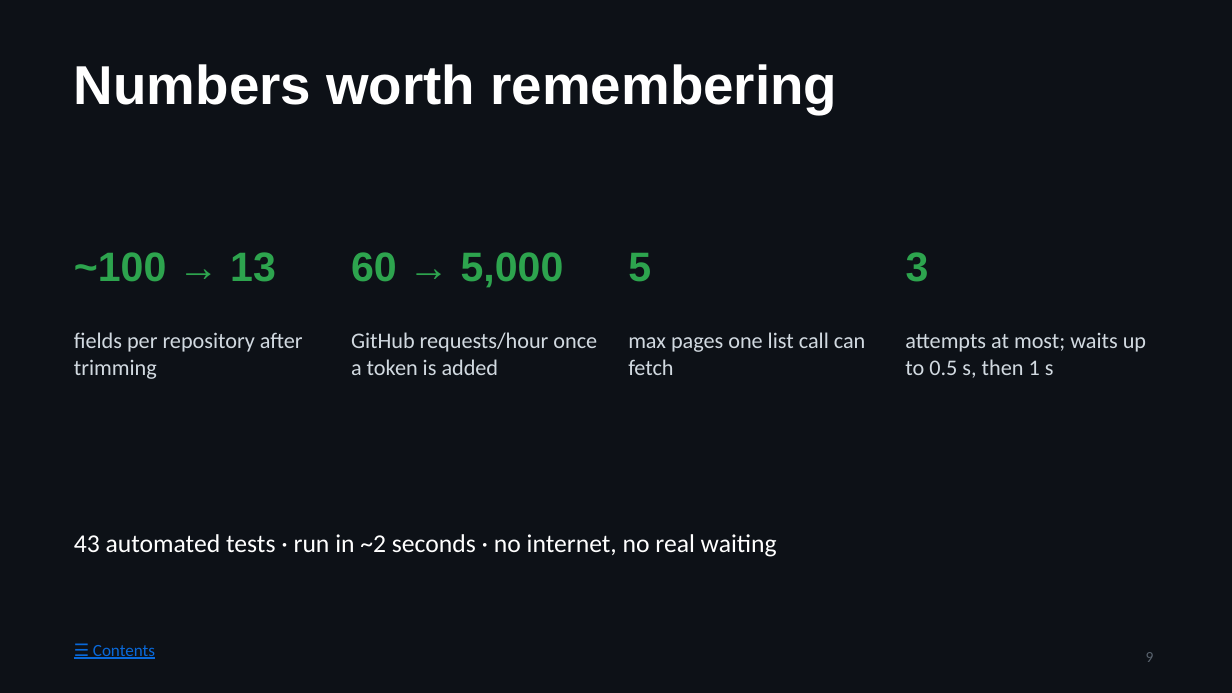
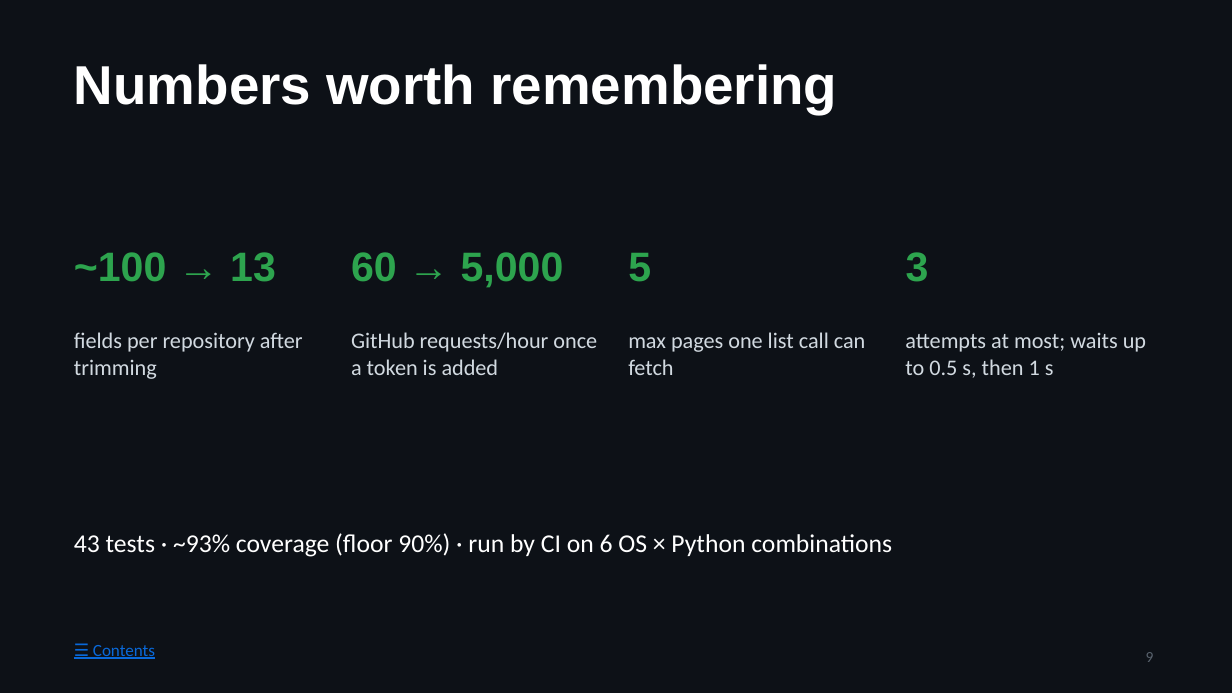
Before and after one commit to prasad976999/github-mcp-server, a slide deck: slide 9 of docs/STUDY-GUIDE.pptx. Drawn at 1232x693 pixels with LibreOffice and Linux fonts; fonts in the diff are those of the drawing. Boxes give left, top, right and bottom in pixels: in the first picture for what was removed or moved away, otherwise in the second. Text is boxed around its words. In the diff, an @@ line names an element or a change of style, - is before the commit and + after.

```diff
--- a/docs/STUDY-GUIDE.pptx
+++ b/docs/STUDY-GUIDE.pptx
@@ text at [74, 533, 892, 557]: text changed @@
-43 automated tests · run in ~2 seconds · no internet, no real waiting
+43 tests · ~93% coverage (floor 90%) · run by CI on 6 OS × Python combinations
```
Also in this commit, not shown: 52 other slides changed, 13 slides added, 12 other files.
